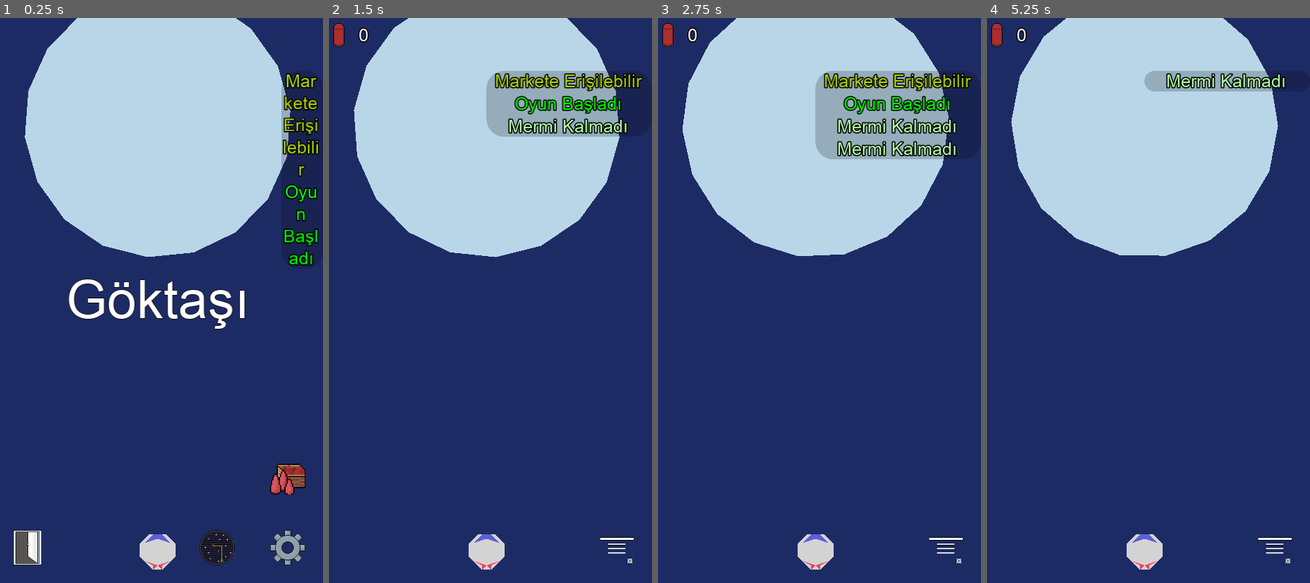
Above: before the commit, frames 1-4 (left to right).
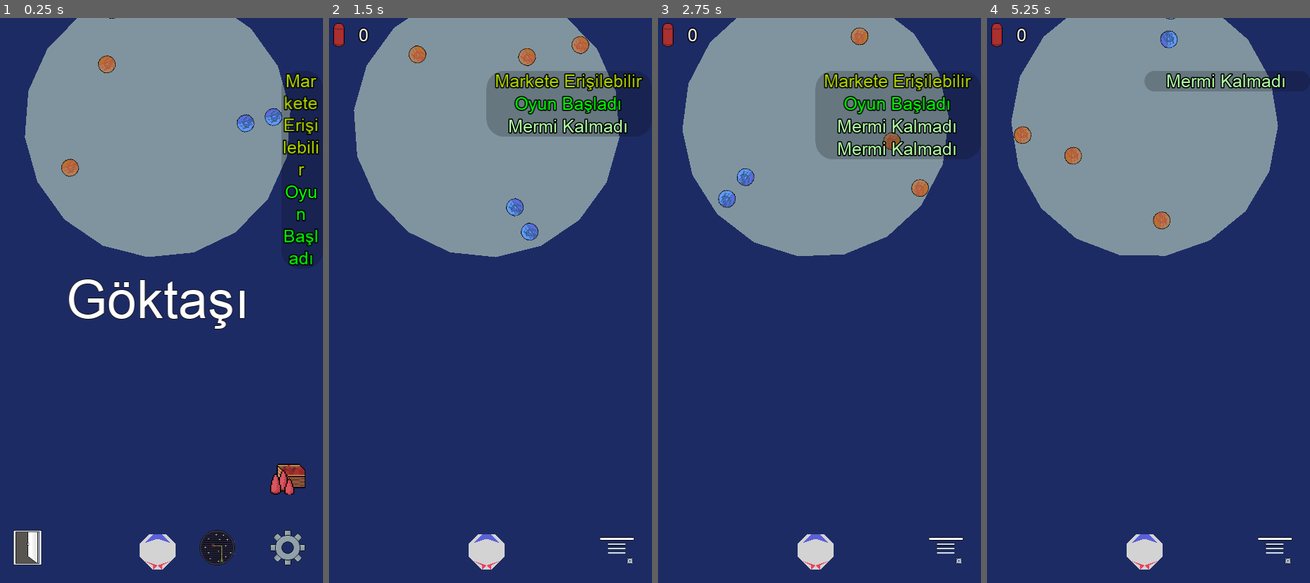
Above: after the commit, the same moments.

Repository: UmutSanci01/Goktasi-2
Game: Godot game, scene res://Main/Main.tscn
The game is run twice, just before and just after one commit, with the same random seed, the same clock (stepped at 60 frames per second) and the same inputs. The engine's default icon, where the game draws it, is replaced by a stand-in: a white triangle on a blue panel in a dark square.
Inputs (mouse positions are in pixels of both pictures, inside the frame that each line leads up to):
- Up to frame 1 (0.25 s): no input
- Up to frame 2 (1.5 s): click (487, 300) at 0.5 s; tap Enter at 1.25 s; move the mouse to (558, 272) at 1.27 s; hold Right (ui_right) from 1.28 s (still down); tap P at 1.35 s; click (558, 272) at 1.42 s
- Up to frame 3 (2.75 s): tap Space (ui_select) at 1.52 s; release Right (ui_right) at 2 s; drag from (748, 328) to (816, 549) at 2.02 s
- Up to frame 4 (5.25 s): move the mouse to (1177, 176) at 2.77 s; hold Right (ui_right) 2.78-3.5 s; tap P at 2.85, 4.35 s; drag from (1129, 413) to (1045, 215) at 3.52 s; move the mouse to (1245, 385) at 4.27 s; hold Left (ui_left) 4.28-5 s; tap Space (ui_select) at 4.52 s; drag from (1045, 215) to (1145, 549) at 5.02 s

The runs differ from the first frame. In frame 1, 28% of the frame differs, in the area x 7-90%, y 0-43%; in frame 2, 27%; in frame 3, 26%; in frame 4, 28%.

Commit message:
Yakit tuketiminde tum yakitlar kullanilacak sekilde duzenlendi. Ureticiler yeniden ayarlandi. Yakit uretimi icin maden eklendi. Market gostergesi soluklastirildi. Dedektor gucu eklendi ama aktif degil. Yakit kullanan esyalar aldiklari yakiti muhafaza ediyor.

Diff:
--- a/Console/ConsoleGUI.tscn
+++ b/Console/ConsoleGUI.tscn
@@ -4,9 +4,11 @@
 [ext_resource path="res://Font/Arial_Console.tres" type="DynamicFont" id=2]
 
 [node name="ConsoleGUI" type="CanvasLayer"]
+layer = 2
 script = ExtResource( 1 )
 
 [node name="PanelContainer" type="PanelContainer" parent="."]
+modulate = Color( 1, 1, 1, 0.584314 )
 anchor_right = 1.0
 anchor_bottom = 1.0
 
--- a/GUI/Change Galaxy Confirm Panel/ChangeGalaxyPanel.gd
+++ b/GUI/Change Galaxy Confirm Panel/ChangeGalaxyPanel.gd
@@ -16,7 +16,8 @@
 #	if player_fuel < remain_fuel:
 #		pass
 #	else:
-	if PlayerInventory.use_item(Item.ID.FUEL, remain_fuel):
+#	if PlayerInventory.use_item(Item.ID.FUEL, remain_fuel):
+	if PlayerInventory.use_item_by_type(Item.Type.FUEL, remain_fuel):
 		Random.randomize_rnd()
 		Map.initialize(true)
 
--- a/GUI/InGame/InGame.gd
+++ b/GUI/InGame/InGame.gd
@@ -44,9 +44,10 @@
 		var mid = get_viewport_rect().get_center() - button_meteorinfo.rect_size / 2
 		button_meteorinfo.rect_global_position = GameState.meteor.global_position + mid
 
+	# Yakit gostergesi de isin icine girdiginden buraya yazmisin.
 	elif notification_type == Notification.NotificationTypes.OreDetectorActive:
+		fuel_container.show()
 		ore_detector.show()
-		fuel_container.show()
 	elif notification_type == Notification.NotificationTypes.OreDetectorDeactive:
 		ore_detector.hide()
 		fuel_container.hide()
--- a/GUI/InfoPanelNew/InfoLabel.gd
+++ b/GUI/InfoPanelNew/InfoLabel.gd
@@ -1,6 +1,7 @@
 class_name InfoLabel
 extends HBoxContainer
 
+# sanirim eski surumu
 
 onready var label_title : Label = $Title
 onready var label_value : Label = $Value
--- a/GUI/Map/Map.gd
+++ b/GUI/Map/Map.gd
@@ -105,7 +105,7 @@
 #				line.add_point(mid)
 #				line.add_point(slot_pos + (Vector2.ONE * 32))
 
-
+# Harita olusturuluyor.
 func init_gui():
 	var indexes_x : Array = range(slot_num)
 	var indexes_y : Array = range(slot_num)
@@ -239,7 +239,7 @@
 
 	go_current_location(0.5)
 
-
+# MapGrid move animasyonu yapiliyor.
 func _on_Map_current_slot_changed(slot_index : int, slot_data : Map.Data):
 	if not Map.is_init_curr_slot:
 		slot_num = Map.SLOT_NUM
--- a/GUI/Map/Map.tscn
+++ b/GUI/Map/Map.tscn
@@ -46,6 +46,7 @@
 script = ExtResource( 13 )
 
 [node name="StoreIndicator" type="TextureRect" parent="MapGrid"]
+modulate = Color( 1, 1, 1, 0.392157 )
 margin_right = 64.0
 margin_bottom = 64.0
 mouse_filter = 2
--- a/GUI/Store/StoreGUI.gd
+++ b/GUI/Store/StoreGUI.gd
@@ -193,12 +193,11 @@
 		Notification.notify(Notification.NotificationTypes.SupplierFuelActive)
 
 	elif item_id == Item.ID.DETECTOR_ORE:
-		if not PlayerInventory.check_item(Item.ID.DETECTOR_ORE):
-			return
-
-		if not PlayerInventory.check_item(Item.ID.FUEL):
-			InfoPanel.add_label("Yetersiz Yakıt", "", Color.red)
-			return
-
-		var state : bool = GameState.is_activate_detector
-		GameState.is_activate_detector = not state
+
+#		if not PlayerInventory.has_item(Item.Type.FUEL, true):
+#			InfoPanel.add_label("Yakıt Yok", "", Color.red)
+#			return
+#
+		if GameState.can_activate_detector():
+			var state : bool = GameState.is_activate_detector
+			GameState.is_activate_detector = not state
--- a/Game/Game.gd
+++ b/Game/Game.gd
@@ -30,8 +30,8 @@
 	if Map.connect("curr_slot_changed", self, "_on_Map_curr_slot_changed"): pass
 
 
-	ore_detector.position = ship.position
-	ore_detector.init_shape(ore_detector.position - meteor.position - (Vector2.DOWN * 32))
+#	ore_detector.position = ship.position
+#	ore_detector.init_shape(ore_detector.position - meteor.position - (Vector2.DOWN * 32))
 
 	init()
 
@@ -49,7 +49,7 @@
 
 	meteor.set_data(data)
 
-#	GameState.meteor = meteor
+	GameState.meteor = meteor
 #	meteor.init_meteor()
 
 
--- a/Game/Game.tscn
+++ b/Game/Game.tscn
@@ -9,6 +9,7 @@
 [sub_resource type="RectangleShape2D" id=4]
 
 [sub_resource type="SegmentShape2D" id=5]
+b = Vector2( 0, -10 )
 
 [node name="Game" type="Node2D"]
 script = ExtResource( 1 )
@@ -31,28 +32,31 @@
 shape = SubResource( 4 )
 
 [node name="OreDetector" type="Area2D" parent="."]
-position = Vector2( 0, -328 )
 collision_layer = 128
 collision_mask = 32
 script = ExtResource( 4 )
 
 [node name="CollisionShape2D" type="CollisionShape2D" parent="OreDetector"]
-rotation = 3.14159
 shape = SubResource( 5 )
 
 [node name="Line2D" type="Line2D" parent="OreDetector"]
 width = 16.0
 default_color = Color( 0.686275, 1, 0.713726, 0.392157 )
 
+[node name="TimerFuel" type="Timer" parent="OreDetector"]
+
 [node name="SupplierFuel" parent="." instance=ExtResource( 5 )]
 rotation = -0.164502
 product_item = 2
-product_num = 15
+product_source = 12
+product_num = 2
 
 [node name="SupplierBullet" parent="." instance=ExtResource( 5 )]
+product_source = 9
 product_num = 7
 
 [connection signal="shot_multi" from="SpaceShip" to="." method="_on_SpaceShip_shot_multi"]
 [connection signal="body_exited" from="GameArea" to="." method="_on_GameArea_body_exited"]
 [connection signal="body_entered" from="OreDetector" to="." method="_on_OreDetector_body_entered"]
 [connection signal="body_exited" from="OreDetector" to="." method="_on_OreDetector_body_exited"]
+[connection signal="timeout" from="OreDetector/TimerFuel" to="OreDetector" method="_on_TimerFuel_timeout"]
--- a/Game/OreDetector.gd
+++ b/Game/OreDetector.gd
@@ -1,30 +1,73 @@
+class_name OreDetector
 extends Area2D
 
 
 onready var collision = $CollisionShape2D
 onready var line = $Line2D
+onready var timer_fuel : Timer = $TimerFuel
 
 
 func _ready():
-	pass
+	Notification.register_observer(self, Notification.NotificationTypes.SetMeteor)
+	GameState.ore_detector = self
+	timer_fuel.wait_time = GameState.detector_fuel_cost
 
 
-func init_shape(pos_b : Vector2):
+func init_shape(pos_a : Vector2, pos_b : Vector2):
 	var shape : SegmentShape2D = get_node("CollisionShape2D").shape
+	shape.a = pos_a
 	shape.b = pos_b
 
-	init_line(shape.a, -shape.b)
+	init_line(shape.a, shape.b)
 
+func _on_Notify(notification_type : int):
+	if notification_type == Notification.NotificationTypes.SetMeteor:
+		if not GameState.ship: return
+
+		# # As the detector_str increases, the laser get stronger.
+		var ship_pos : Vector2 = GameState.ship.position
+		var met_pos : Vector2 = GameState.meteor.position
+		var radius : float = GameState.meteor.data.radius
+		var deep : float = GameState.detector_str
+		var met_outline : Vector2 = Vector2(met_pos.x, met_pos.y + radius)
+		var end_point : Vector2 = Vector2(met_outline.x, met_outline.y - (radius * deep))
+		init_shape(ship_pos, end_point)
 
 func init_line(a : Vector2, b : Vector2):
-	line.add_point(a)
-	line.add_point(b)
+	if line.get_point_count() >= 2:
+		line.set_point_position(1, b)
+	else:
+		line.add_point(a)
+		line.add_point(b)
 
 
 func disable():
 	line.hide()
 	collision.set_deferred("disabled", true)
 
-func enable():
+	if timer_fuel.time_left:
+		timer_fuel.paused = true
+	else:
+		timer_fuel.stop()
+
+func enable() -> bool:
+	# Resume if there is fuel in the detector or there is fuel in the inventory.
+	if not timer_fuel.time_left and not PlayerInventory.use_item_by_type(Item.Type.FUEL):
+		InfoPanel.add_label("Yakıt Yok", "", Color.red)
+		return false
+
 	line.show()
 	collision.set_deferred("disabled", false)
+	print(timer_fuel.time_left)
+	if timer_fuel.time_left:
+		timer_fuel.paused = false
+	else:
+		timer_fuel.start()
+
+	return true
+
+func _on_TimerFuel_timeout():
+	if not PlayerInventory.use_item_by_type(Item.Type.FUEL):
+		timer_fuel.stop()
+		GameState.is_activate_detector = false
+		InfoPanel.add_label("Yakıt Tükendi", "", Color.red)
--- a/Inventory/Inventory.gd
+++ b/Inventory/Inventory.gd
@@ -65,8 +65,15 @@
 	var wrap : WrapSameType = get_item_by_type(item_type)
 	return wrap.total
 
-func has_item(item):
-	if items.has(item):
+func has_item(item, by_type : bool = false):
+	if by_type: # Eger turune gore kontrol istenirse
+		for id in items:
+			var _item = ItemDB.get_item(id)
+			if _item and _item.type == item:
+				# Envanterdeki esyalardan herhangi birisinin
+				# turu istenen ile uyusursa true doner
+				return true
+	elif items.has(item):
 		return true
 
 	return false
@@ -85,10 +92,12 @@
 	return same_items
 
 func use_item(item, amount : int = 1) -> int:
+	if item == Item.ID.FUEL:
+		pass
 	var item_ref = ItemDB.get_item(item)
 
-	if item_ref.type == Item.Type.FUEL and GameState.is_free_travel:
-		return 1
+#	if item_ref.type == Item.Type.FUEL and GameState.is_free_travel:
+#		return 1
 
 	var item_num : int = 0
 	var used_num : int = 0
@@ -118,6 +127,8 @@
 	return used_num
 
 func use_item_by_type(item_type : int, amount : int = 1) -> int:
+	if item_type == Item.Type.FUEL and GameState.is_free_travel: return 1
+
 	var wrap : WrapSameType = get_item_by_type(item_type)
 	if wrap.total == 0: return 0
 	if wrap.total < amount: return 0
--- a/ItemDB/Item.gd
+++ b/ItemDB/Item.gd
@@ -15,6 +15,7 @@
 	ORE_COPPER,
 	ORE_SILVER,
 	FUEL_T2,
+	ORE_BLUE,
 }
 
 enum Type {
--- a/ItemDB/ItemDB.tscn
+++ b/ItemDB/ItemDB.tscn
@@ -13,7 +13,8 @@
 [ext_resource path="res://ItemDB/Items/OreCopper.tres" type="Resource" id=11]
 [ext_resource path="res://ItemDB/Items/OreGold.tres" type="Resource" id=12]
 [ext_resource path="res://ItemDB/Items/Fuel_t2.tres" type="Resource" id=13]
+[ext_resource path="res://ItemDB/Items/OreBlue.tres" type="Resource" id=14]
 
 [node name="ItemDB" type="Node2D"]
 script = ExtResource( 1 )
-items_res = [ ExtResource( 2 ), ExtResource( 5 ), ExtResource( 6 ), ExtResource( 4 ), ExtResource( 3 ), ExtResource( 7 ), ExtResource( 8 ), ExtResource( 11 ), ExtResource( 12 ), ExtResource( 9 ), ExtResource( 10 ), ExtResource( 13 ) ]
+items_res = [ ExtResource( 2 ), ExtResource( 5 ), ExtResource( 6 ), ExtResource( 4 ), ExtResource( 3 ), ExtResource( 7 ), ExtResource( 8 ), ExtResource( 11 ), ExtResource( 12 ), ExtResource( 9 ), ExtResource( 10 ), ExtResource( 13 ), ExtResource( 14 ) ]
--- /dev/null
+++ b/ItemDB/Items/OreBlue.tres
@@ -0,0 +1,16 @@
+[gd_resource type="Resource" load_steps=4 format=2]
+
+[ext_resource path="res://ItemDB/Item.gd" type="Script" id=1]
+[ext_resource path="res://Images/ore_blue.png" type="Texture" id=2]
+[ext_resource path="res://Ores/OreBlue.tscn" type="PackedScene" id=3]
+
+[resource]
+script = ExtResource( 1 )
+id = 12
+type = 1
+name = "Mavi Maden"
+info = "Standart yakıt üretiminde kullanılan maden."
+texture = ExtResource( 2 )
+scene = ExtResource( 3 )
+value = 3
+visible = true
--- a/ItemDB/Items/SupplierBullet.tres
+++ b/ItemDB/Items/SupplierBullet.tres
@@ -8,7 +8,7 @@
 id = 5
 type = 3
 name = "Mermi Üretici"
-info = "Madenlerden mermi üretir."
+info = "Bakırdan sıtandart mermi üretir."
 texture = ExtResource( 2 )
 value = 5000
 visible = true
--- a/ItemDB/Items/SupplierFuel.tres
+++ b/ItemDB/Items/SupplierFuel.tres
@@ -8,7 +8,7 @@
 id = 4
 type = 3
 name = "Yakıt Üretici"
-info = "Madenlerden yakıt üretir."
+info = "Mavi madenden yakıt üretir."
 texture = ExtResource( 2 )
 value = 5000
 visible = true
--- a/Main/GameState.gd
+++ b/Main/GameState.gd
@@ -4,25 +4,49 @@
 var ship : SpaceShip setget set_ship
 var meteor : Meteor setget set_meteor
 
-var detected_ore : int = 0
-var is_activate_detector : bool = false setget set_is_activate_detector
-var has_player_detector : bool = false
-var detector_fuel_cost : int = 5
-
 var is_infopanel_out : bool = false
 var is_infopanel_completely_out : bool = false
 
+# Ore Detector
+var ore_detector : OreDetector
+var detector_str : float = 0.9 setget set_detector_str # As the value increases, the laser get stronger.
+var detector_fuel_cost : int = 5 # How much second for one fuel
+var has_player_detector : bool = false
+var is_activate_detector : bool = false setget set_is_activate_detector
+var detected_ore : int = 0
 
 # command flags
 var is_free_travel : bool = false
 
 
 func _ready():
+#	Console.add_command(self, "decrease")
 	Notification.register_observer(self, Notification.NotificationTypes.Reset)
 
 
 	Console.add_command(self, "free_travel")
 
+#func decrease():
+#	self.detector_str -= 0.1
+#	Notification.notify(Notification.NotificationTypes.SetMeteor)
+
+func set_detector_str(value : float):
+	if value < 0.1:
+		detector_str = 0.1
+	elif value > 0.9:
+		detector_str = 0.9
+	else:
+		detector_str = value
+
+func can_activate_detector() -> bool:
+	if not ore_detector:
+		InfoPanel.add_label("Dedektör bulunamadı", "", Color.yellow)
+		return false
+
+	if not ore_detector.enable():
+		return false
+
+	return true
 
 #var state : bool = false
 #func _input(event):
--- a/Meteor/Meteor.gd
+++ b/Meteor/Meteor.gd
@@ -83,7 +83,6 @@
 
 	var meteor_points : PoolVector2Array = PolygonMath.calc_circle_points(num_segments, data.radius)
 	polygon_meteor_background.polygon = meteor_points
-
 
 	# Meteor daha önce ziyaret edilmişse
 	if data.polygons.size() > 0:
@@ -268,8 +267,8 @@
 	old_data = data
 	data = new_data
 
-	if GameState.meteor:
-		Notification.notify(Notification.NotificationTypes.SetMeteor)
+#	if GameState.meteor:
+#		Notification.notify(Notification.NotificationTypes.SetMeteor)
 
 	anim_exit_screen()
 
--- a/Meteor/Meteor.tscn
+++ b/Meteor/Meteor.tscn
@@ -48,6 +48,7 @@
 script = ExtResource( 2 )
 
 [node name="Chunks" type="Node2D" parent="."]
+visible = false
 script = ExtResource( 3 )
 
 [node name="AnimationPlayer" type="AnimationPlayer" parent="."]
--- a/Meteor/Ores.gd
+++ b/Meteor/Ores.gd
@@ -10,7 +10,8 @@
 	Item.ID.ORE_COPPER : 100,
 	Item.ID.ORE_IRON : 20,
 	Item.ID.ORE_SILVER : 1,
-	Item.ID.ORE_GOLD : 5
+	Item.ID.ORE_GOLD : 5,
+	Item.ID.ORE_BLUE : 65
 }
 var weights_sum = 0
 var percent : float = 100
--- a/OreDetector/OreDetector.gd
+++ b/OreDetector/OreDetector.gd
@@ -1,8 +1,10 @@
 extends Control
 
+# TimerFuel baglantisi kestim.
+# GUI'den Game/OreDetector'e tasidim.
 
 onready var timer = $Timer
-onready var timer_fuel = $TimerFuel
+#onready var timer_fuel = $TimerFuel
 onready var line = $Lines/Line2D
 
 
@@ -28,7 +30,7 @@
 	$Lines/MidLine.add_point(line.points[0])
 	$Lines/MidLine.add_point(line.points[-1])
 
-	timer_fuel.wait_time = GameState.detector_fuel_cost
+#	timer_fuel.wait_time = GameState.detector_fuel_cost
 
 
 #func _input(event):
@@ -53,22 +55,26 @@
 
 
 func show():
+	# Calling in InGame.gd
+
 	.show()
 
 	if GameState.has_player_detector:
 		InfoPanel.add_label("Maden Dedektörü Aktif", "", Color.green)
 
 	timer.start()
-	timer_fuel.start()
+#	timer_fuel.start()
 
 func hide():
+	# Calling in InGame.gd
+
 	.hide()
 
 	if GameState.has_player_detector:
 		InfoPanel.add_label("Maden Dedektörü Pasif", "", Color.orangered)
 
 	timer.stop()
-	timer_fuel.stop()
+#	timer_fuel.stop()
 
 
 func _on_Notify(notification_type : int):
@@ -80,7 +86,6 @@
 		var mid = get_viewport_rect().get_center() - (line_size / 2)
 		$Lines.global_position.x = (GameState.ship.global_position + mid).x
 
-
 func _on_Timer_timeout():
 	for i in range(num_point - 1):
 		line.points[i].y = line.points[i + 1].y
@@ -88,8 +93,8 @@
 	line.points[-1].y = center - min(center + 64, pow(percent, 2) * sensivity)
 
 
-func _on_TimerFuel_timeout():
-	if not PlayerInventory.use_item(Item.ID.FUEL):
-		GameState.is_activate_detector = false
-
-		InfoPanel.add_label("Yakıt Tükendi", "", Color.red)
+#func _on_TimerFuel_timeout():
+#	if not PlayerInventory.use_item(Item.ID.FUEL):
+#		GameState.is_activate_detector = false
+#
+#		InfoPanel.add_label("Yakıt Tükendi", "", Color.red)
--- a/OreDetector/OreDetector.tscn
+++ b/OreDetector/OreDetector.tscn
@@ -24,4 +24,3 @@
 default_color = Color( 0.0313726, 1, 0, 1 )
 
 [connection signal="timeout" from="Timer" to="." method="_on_Timer_timeout"]
-[connection signal="timeout" from="TimerFuel" to="." method="_on_TimerFuel_timeout"]
--- /dev/null
+++ b/Ores/OreBlue.tscn
@@ -0,0 +1,5 @@
+[gd_scene load_steps=2 format=2]
+
+[ext_resource path="res://Ores/Base/Ore.tscn" type="PackedScene" id=1]
+
+[node name="OreBlue" instance=ExtResource( 1 )]
--- a/Supplier/Supplier.gd
+++ b/Supplier/Supplier.gd
@@ -3,9 +3,11 @@
 
 
 export (Item.ID) var product_item
+export (Item.ID) var product_source
 export (int) var product_num = 5
 export (int) var product_cost = 1
 export (int) var product_time = 5
+export (int) var product_fuel = 1 # Fuel cost will added
 
 
 onready var timer = $Timer
@@ -19,12 +21,16 @@
 
 
 func enable():
-	if PlayerInventory.get_item_amount(Item.ID.ORE) < product_cost:
-		InfoPanel.add_label("Yeteri kadar maden yok.")
+#	if PlayerInventory.get_item_amount(product_source) < product_cost:
+	if not timer.time_left and not PlayerInventory.use_item(product_source):
+		InfoPanel.add_label("Yeteri kadar malzeme yok.")
 		return false
 
 	InfoPanel.add_label("Üretici aktif", ItemDB.get_item(product_item).name, Color.green)
-	timer.start()
+	if timer.time_left:
+		timer.paused = false
+	else:
+		timer.start()
 
 	is_active = true
 	return true
@@ -34,12 +40,16 @@
 	InfoPanel.add_label("Üretici Pasif", ItemDB.get_item(product_item).name, Color.red)
 
 	is_active = false
-	timer.stop()
+	if timer.time_left:
+		timer.paused = true
+	else:
+		timer.stop()
 
 
 func _on_Timer_timeout():
-	if PlayerInventory.use_item(Item.ID.ORE, product_cost):
-		PlayerInventory.add_item(product_item, product_num)
-	else:
-		InfoPanel.add_label("Maden Tükendi", "", Color.tomato)
+	PlayerInventory.add_item(product_item, product_num)
+
+	if not PlayerInventory.use_item(product_source, product_cost):
+		InfoPanel.add_label("Hammadde Tükendi", "", Color.tomato)
+		timer.stop()
 		disable()
--- a/project.godot
+++ b/project.godot
@@ -78,6 +78,11 @@
 "class": "Ore",
 "language": "GDScript",
 "path": "res://Ores/Base/Ore.gd"
+}, {
+"base": "Area2D",
+"class": "OreDetector",
+"language": "GDScript",
+"path": "res://Game/OreDetector.gd"
 }, {
 "base": "Node2D",
 "class": "Ores",
@@ -124,6 +129,7 @@
 "Meteor": "",
 "MyVector": "",
 "Ore": "",
+"OreDetector": "",
 "Ores": "",
 "PolygonMath": "",
 "SettingSlider": "",
Not shown: 1 places in ItemDB/ItemDB.tscn that only renumber resources
